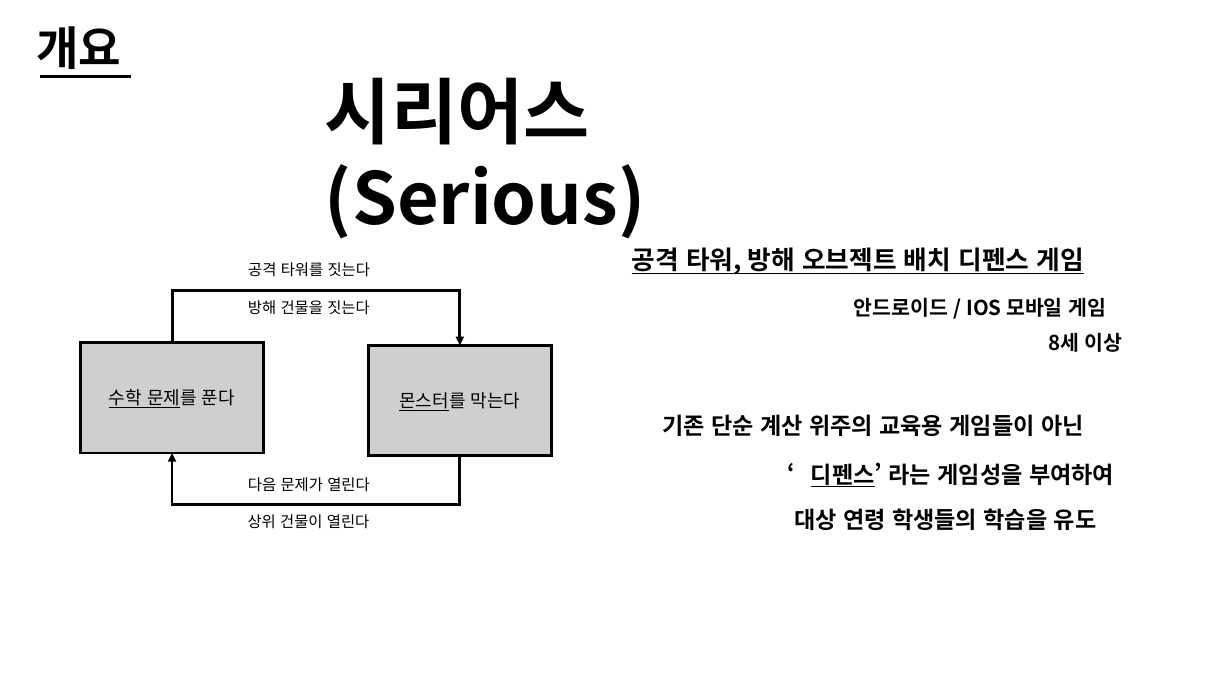
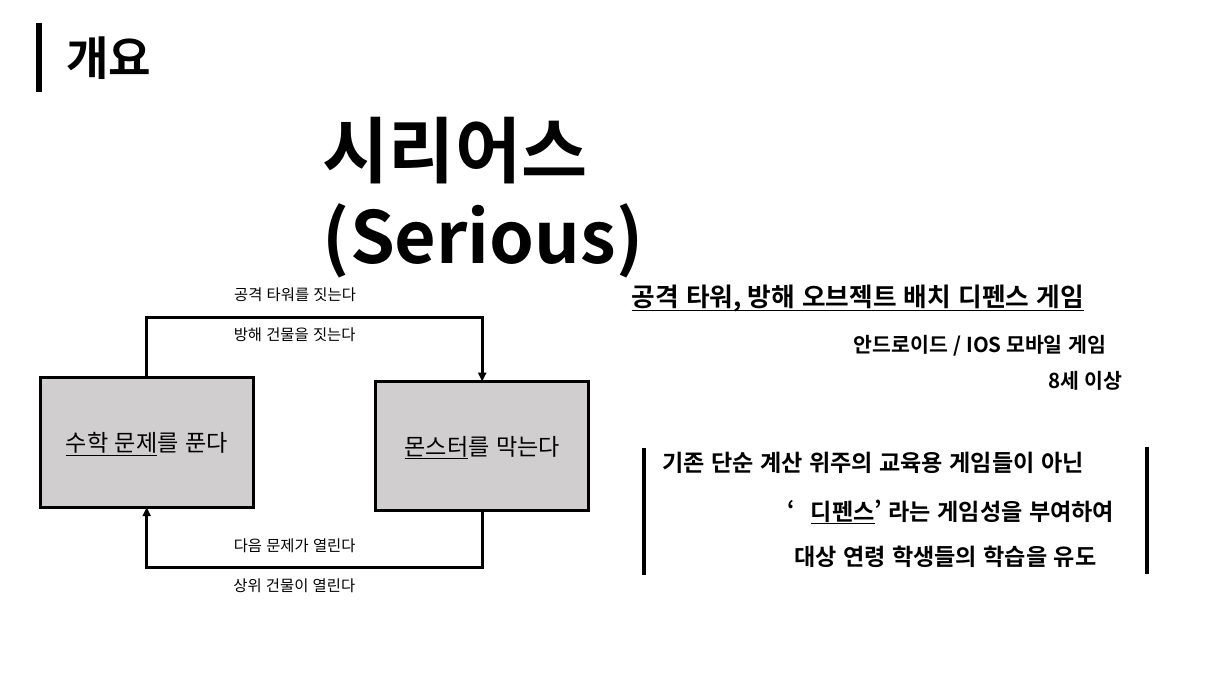
Before and after one commit to Bandyck/Design, a slide deck: slide 2 of 컨셉PT_Serious_임경태.pptx. Drawn at 1232x693 pixels with LibreOffice and Linux fonts; fonts in the diff are those of the drawing. Boxes give left, top, right and bottom in pixels: in the first picture for what was removed or moved away, otherwise in the second. Text is boxed around its words. In the diff, an @@ line names an element or a change of style, - is before the commit and + after.

```diff
--- a/컨셉PT_Serious_임경태.pptx
+++ b/컨셉PT_Serious_임경태.pptx
@@ line added from (39, 23) to (39, 92), #000000 5 pt @@
@@ text "개요" rewrapped from [36, 26, 121, 77] to [66, 36, 151, 79] @@
@@ line removed from (40, 77) to (131, 77) @@
@@ 4 texts: place and size @@
-4 texts at [325, 77, 1123, 436]
+4 texts at [323, 116, 1123, 473]
@@ text "공격 타워를 짓는다": place and size @@
-text "공격 타워를 짓는다" at [248, 262, 370, 277]
+text "공격 타워를 짓는다" at [234, 287, 355, 302]
@@ elbow arrow moved from (172, 343) - (460, 346) to (147, 378) - (482, 382) @@
@@ text "방해 건물을 짓는다": place and size @@
-text "방해 건물을 짓는다" at [248, 300, 369, 315]
+text "방해 건물을 짓는다" at [234, 327, 355, 342]
@@ rectangle "수학 문제를 푼다" at [40, 378, 253, 507]: size 14 to 18 pt @@
@@ rectangle "수학 문제를 푼다": place and size @@
-rectangle "수학 문제를 푼다" at [80, 343, 263, 454]
+rectangle "수학 문제를 푼다" at [40, 378, 253, 507]
@@ rectangle "몬스터를 막는다": place and size @@
-rectangle "몬스터를 막는다" at [369, 346, 552, 457]
+rectangle "몬스터를 막는다" at [376, 382, 590, 511]
@@ rectangle "몬스터를 막는다" at [376, 382, 590, 511]: size 14 to 18 pt @@
@@ line added from (644, 448) to (644, 576), #000000 3 pt @@
@@ line added from (1147, 447) to (1147, 575), #000000 3 pt @@
@@ elbow arrow moved from (460, 456) - (172, 453) to (482, 511) - (147, 507) @@
@@ text "다음 문제가 열린다": place and size @@
-text "다음 문제가 열린다" at [248, 477, 369, 492]
+text "다음 문제가 열린다" at [234, 538, 355, 553]
@@ 3 texts: place and size @@
-3 texts at [632, 247, 1114, 530]
+3 texts at [632, 284, 1114, 567]
@@ text "상위 건물이 열린다": place and size @@
-text "상위 건물이 열린다" at [248, 514, 369, 529]
+text "상위 건물이 열린다" at [233, 578, 355, 593]
```
Also in this commit, not shown: 7 other slides changed, 8 slides added, 2 slides removed, 2 other files.
